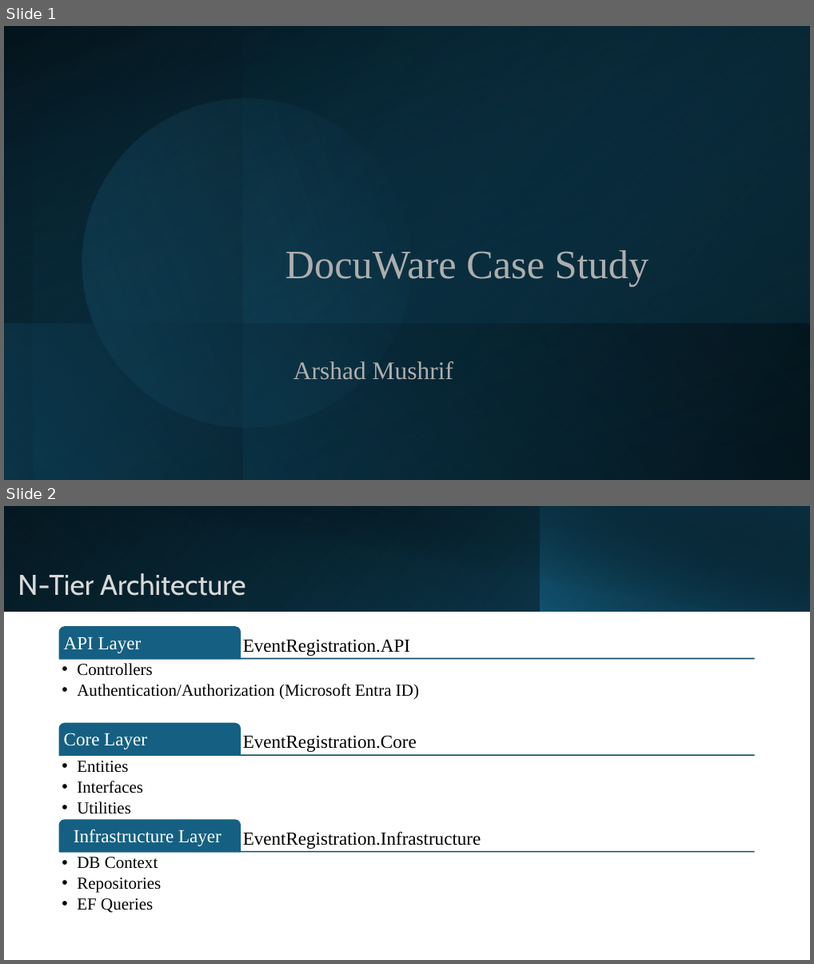
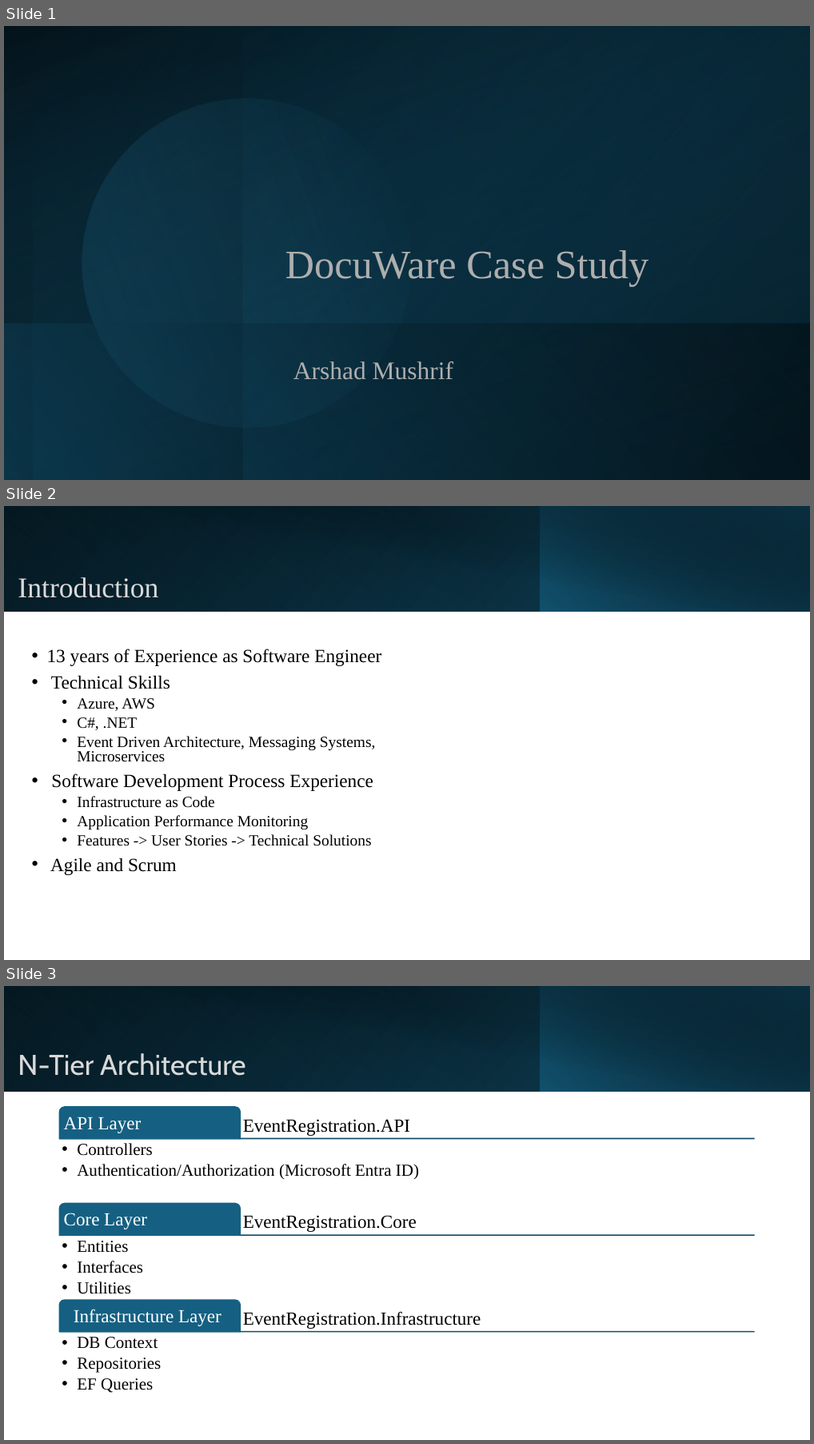
Before and after one commit to Maverik005/DocuWareCaseStudy, a slide deck: Case Study Presentation.pptx. Shown one above the other, each under a label of ours: slides 1 and 2 before the commit, slides 1, 2 and 3 after it. The pictures are 814x964 and 814x1444 pixels, drawn with LibreOffice and Linux fonts; fonts in the diff are those of the drawing. Boxes give left, top, right and bottom in pixels: in the first picture for what was removed or moved away, otherwise in the second. Text is boxed around its words. In the diff, an @@ line names an element or a change of style, - is before the commit and + after.

Commit message:
Added Introduction slide

```diff
--- a/Case Study Presentation.pptx
+++ b/Case Study Presentation.pptx
@@ slide 2 added at (4, 506, 810, 960), background #FFFFFF @@
@@ rectangle added at (4, 506, 810, 612), fill gradient #000000 to #104862 @@
@@ rectangle added at (4, 506, 541, 612), fill gradient #156082 to #0B3041 @@
@@ rectangle added at (34, 506, 810, 612), fill gradient #000000 to #0B3041 @@
@@ rectangle added at (541, 506, 810, 612), fill gradient #156082 to #000000 @@
@@ title added at (18, 577, 158, 598), 34 pt, text #D9D9D9 @@
+Introduction
@@ text added at (47, 648, 382, 875), 18.5 pt, text #000000 @@
+• 13 years of Experience as Software Engineer
+• Technical Skills
+  • Azure, AWS
+  • C#, .NET
+  • Event Driven Architecture, Messaging Systems, Microservices
+• Software Development Process Experience
+  • Infrastructure as Code
+  • Application Performance Monitoring
+  • Features -> User Stories -> Technical Solutions
+• Agile and Scrum
@@ what was slide 2 is now slide 3 @@
```
